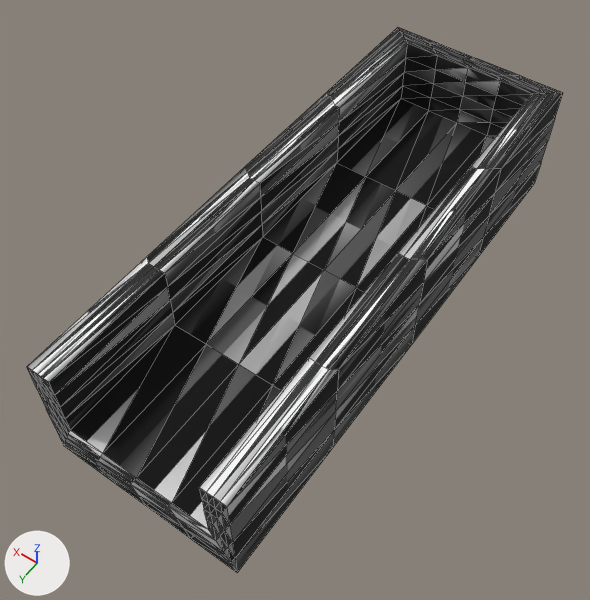
Two versions of the glTF model resources/shape-8.glb, one commit apart.
Before and after are seen from a camera (50 mm lens) standing at (-0.346, 0.707, 0.796) and looking at (0.011, 0.208, 0.012). Every picture has the same lights, and +X, +Y and +Z are marked at lower left. Mesh edges are drawn as thin lines. Where no turn or scale is listed for an object, it has been applied to the vertices. Vertices at the same position are counted once.

Script lines for the objects in view, before the commit:
```python
me_defaultobject = bpy.data.meshes.new('defaultobject')
me_defaultobject.from_pydata(...)  # 226 vertices, 448 faces; spans x -0.125..0.125, y -0.2..0.5, z -0.038..0.125
me_defaultobject.materials.append(mat_material_0_material)
ob_defaultobject = bpy.data.objects.new('defaultobject', me_defaultobject)
ob_defaultobject.location = (0.0, 0.0, 0.0)
```
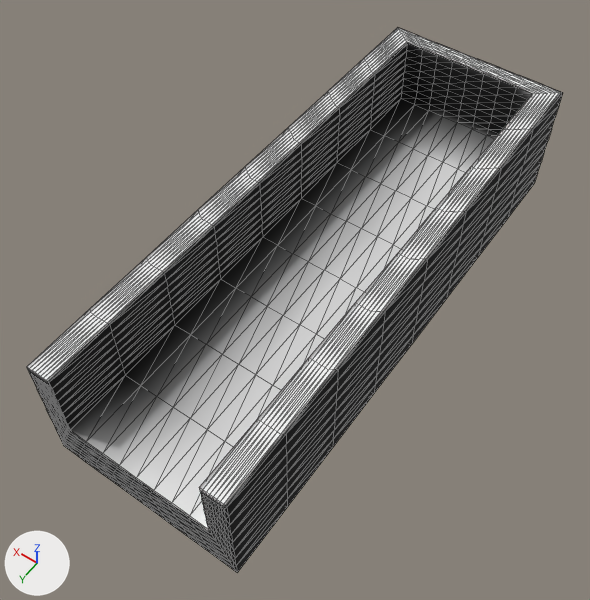
What differs and where, as boxes [x1, y1, x2, y2] in the pictures (590 x 600 px):
part 1 of me_defaultobject, added
    after: [27, 27, 563, 573]

Diff of the bpy script that builds the scene:
```diff
--- a/resources/shape-8.glb.py
+++ b/resources/shape-8.glb.py
@@ me_defaultobject @@
 # used by ob_defaultobject; location = (0.0, 0.0, 0.0)
-me_defaultobject.from_pydata(...)  # 226 vertices, 448 faces; spans x -0.125..0.125, y -0.2..0.5, z -0.038..0.125
+me_defaultobject.from_pydata(...)  # 898 vertices, 1792 faces; spans x -0.125..0.125, y -0.2..0.5, z -0.038..0.125
+# me_defaultobject part 1: 672 vertices added at x -0.125..0.125, y -0.2..0.5, z -0.038..0.125
 me_defaultobject.materials.append(mat_material_0_material)
```
